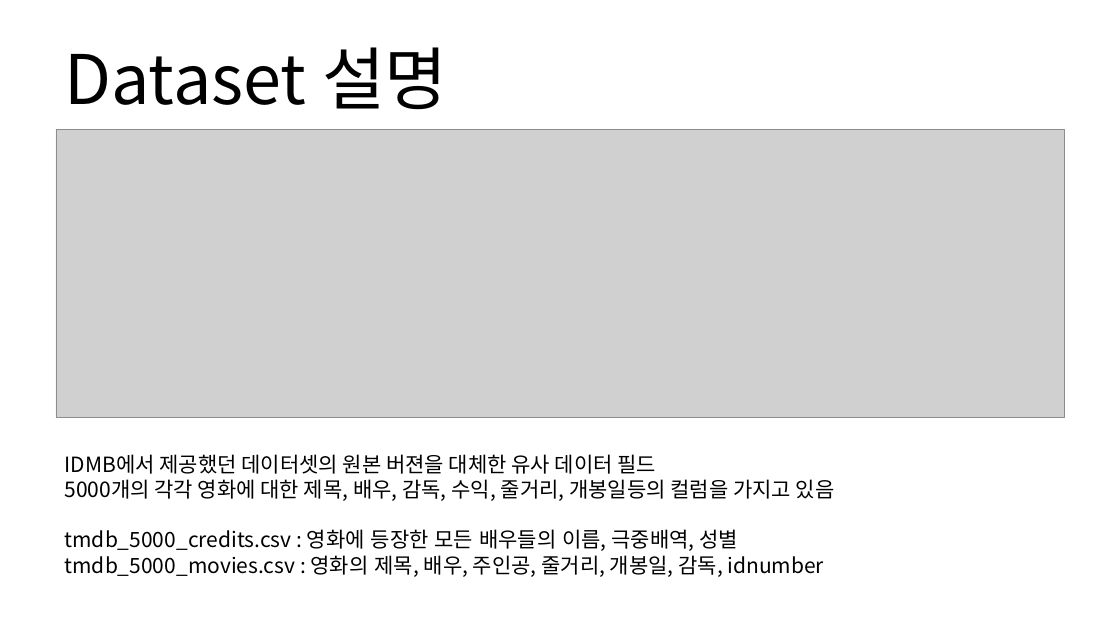
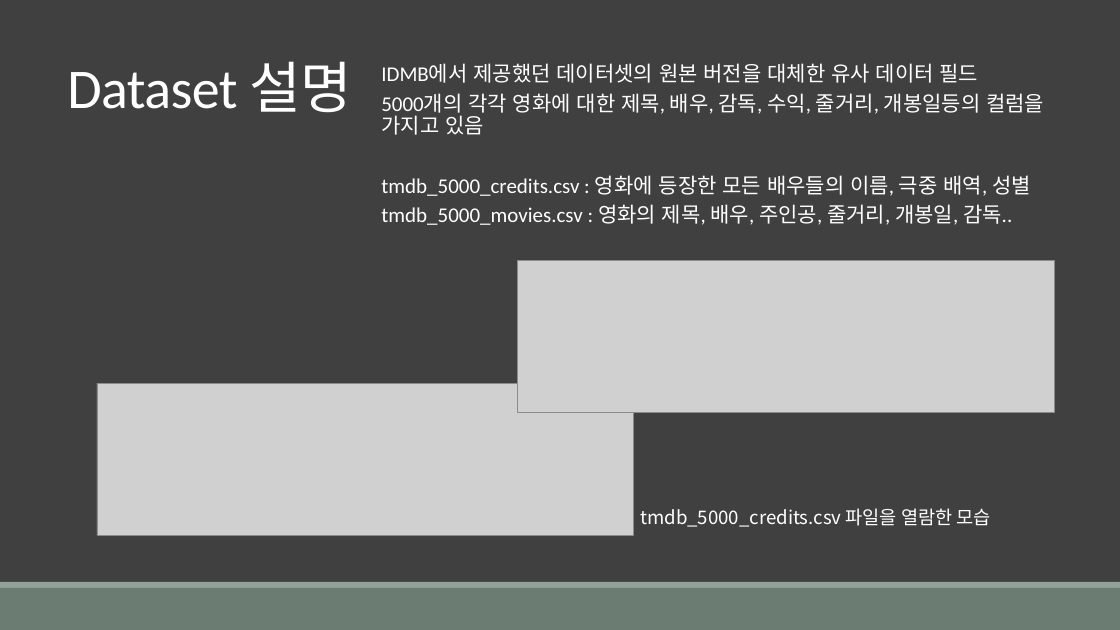
Before and after one commit to CheonSeounghyun/Movie-Analysis-System, a slide deck: slide 4 of document/2019_OSSP_Interim_announcement.pptx (slide 2 before the commit). Drawn at 1120x630 pixels with LibreOffice and Linux fonts; fonts in the diff are those of the drawing; grey boxes stand for pictures. Boxes give left, top, right and bottom in pixels: in the first picture for what was removed or moved away, otherwise in the second. Text is boxed around its words. In the diff, an @@ line names an element or a change of style, - is before the commit and + after.

```diff
--- a/document/2019_OSSP_Interim_announcement.pptx
+++ b/document/2019_OSSP_Interim_announcement.pptx
@@ background #FFFFFF to #404040 @@
@@ rectangle added at [0, 0, 1120, 582], fill #404040 @@
@@ title "Dataset 설명": place and size @@
-title "Dataset 설명" at [64, 47, 448, 110]
+title "Dataset 설명" at [67, 61, 352, 113]
@@ title "Dataset 설명" at [67, 61, 352, 113]: size 58.6 to 48 pt, font Noto Sans CJK KR to Calibri, text colour #000000 to #FFFFFF, letter spacing 0 to -0.5 pt; line spacing 1 to 0.85; vertical alignment middle to top @@
@@ text "IDMB에서 제공했던 데이터셋의 원본 버전을 ...": place and size @@
-text "IDMB에서 제공했던 데이터셋의 원본 버전을 ..." at [65, 454, 835, 577]
+text "IDMB에서 제공했던 데이터셋의 원본 버전을 ..." at [381, 63, 1044, 225]
@@ text at [381, 63, 979, 83]: text changed; font Noto Sans CJK KR to Calibri; text colour #000000 to #FFFFFF @@
-IDMB에서 제공했던 데이터셋의 원본 버젼을 대체한 유사 데이터 필드
+IDMB에서 제공했던 데이터셋의 원본 버전을 대체한 유사 데이터 필드
@@ text at [381, 93, 1044, 135]: font Noto Sans CJK KR to Calibri, text colour #000000 to #FFFFFF in "5000개의 각각 영화에 대한 제목, 배우, 감독, ..."; line spacing 1 to 0.9; more space between paragraphs @@
@@ text at [381, 175, 1031, 225]: text changed; font Noto Sans CJK KR to Calibri; text colour #000000 to #FFFFFF @@
-tmdb_5000_credits.csv : 영화에 등장한 모든 배우들의 이름, 극중배역, 성별
-tmdb_5000_movies.csv : 영화의 제목, 배우, 주인공, 줄거리, 개봉일, 감독, idnumber
+tmdb_5000_credits.csv : 영화에 등장한 모든 배우들의 이름, 극중 배역, 성별
+tmdb_5000_movies.csv : 영화의 제목, 배우, 주인공, 줄거리, 개봉일, 감독..
@@ picture: place and size @@
-picture at [56, 129, 1065, 418]
+picture at [518, 260, 1054, 413]
@@ picture added at [97, 383, 634, 535] @@
@@ text added at [640, 508, 991, 527], 16 pt, text #FFFFFF @@
+tmdb_5000_credits.csv 파일을 열람한 모습
@@ rectangle added at [0, 582, 1120, 588], fill #93A299 @@
@@ rectangle added at [0, 588, 1120, 630], fill #6B7D72 @@
```
Also in this commit, not shown: 4 other slides changed, 1 slide added, 2 slides removed, 3 other files.
